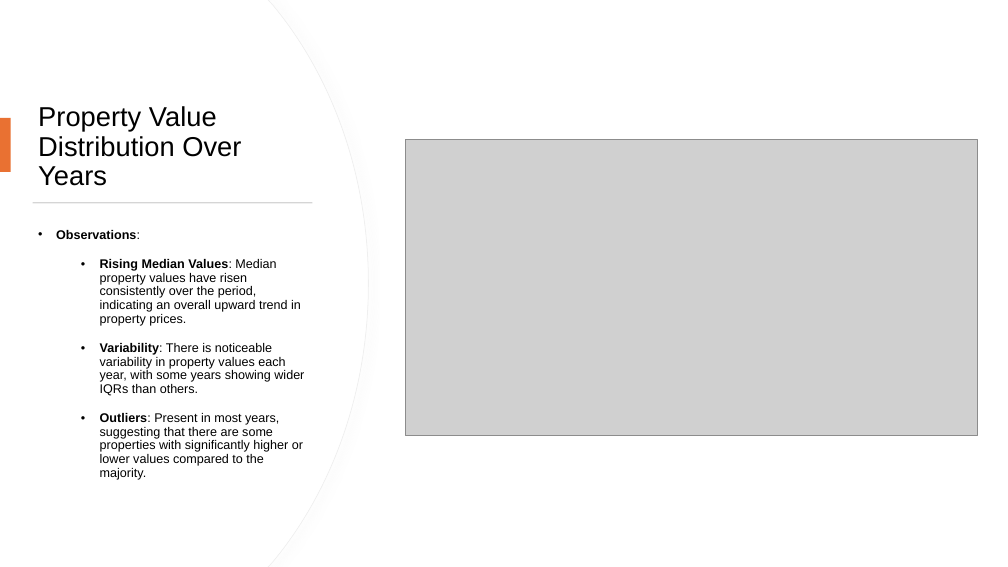
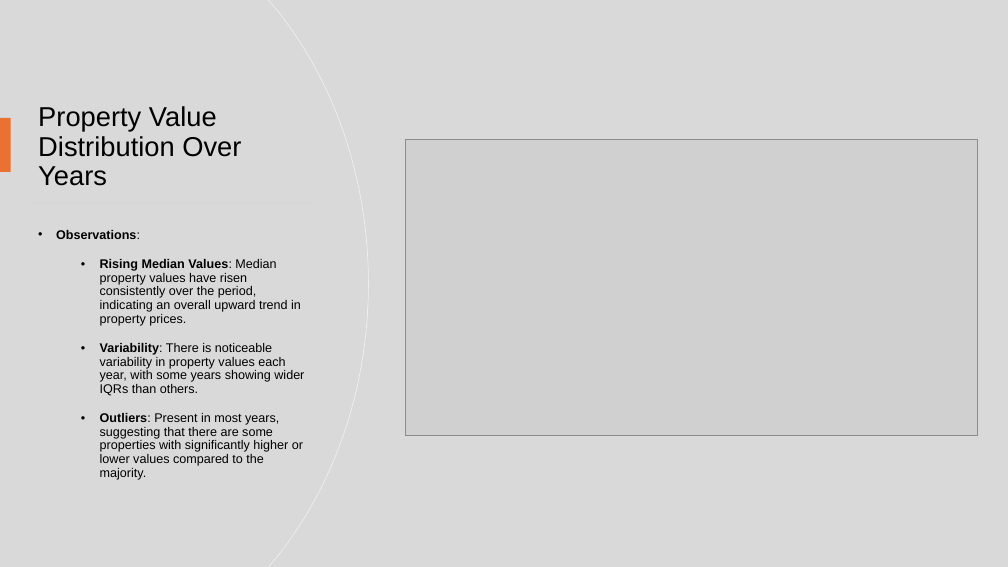
Before and after one commit to KavyaGurram2000/DS_2025_TeamE, a slide deck: slide 8 of Presentation_slides/Predicting Housing Market Trends_final.pptx. Drawn at 1008x567 pixels with LibreOffice and Linux fonts; fonts in the diff are those of the drawing; grey boxes stand for pictures. Boxes give left, top, right and bottom in pixels: in the first picture for what was removed or moved away, otherwise in the second. Text is boxed around its words. In the diff, an @@ line names an element or a change of style, - is before the commit and + after.

```diff
--- a/Presentation_slides/Predicting Housing Market Trends_final.pptx
+++ b/Presentation_slides/Predicting Housing Market Trends_final.pptx
@@ background #FFFFFF to #D9D9D9 @@
@@ freeform shape at bbox=[0, 0, 368, 567]: fill #FFFFFF to #D9D9D9 @@
@@ freeform shape at bbox=[0, 0, 368, 567]: fill #FFFFFF to #D9D9D9 @@
```
Also in this commit, not shown: 31 other slides changed, 1 slide removed, 3 other files.
